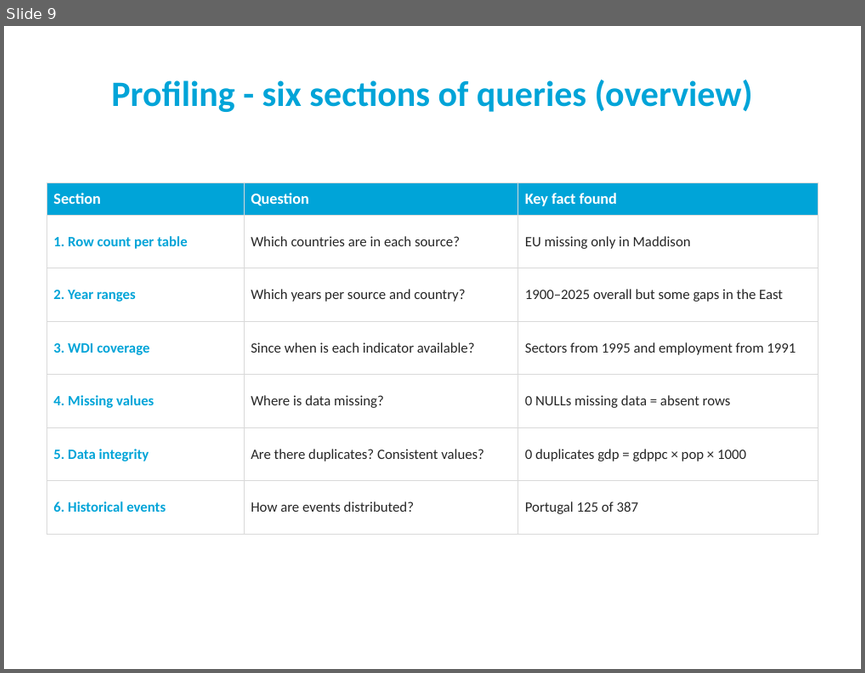
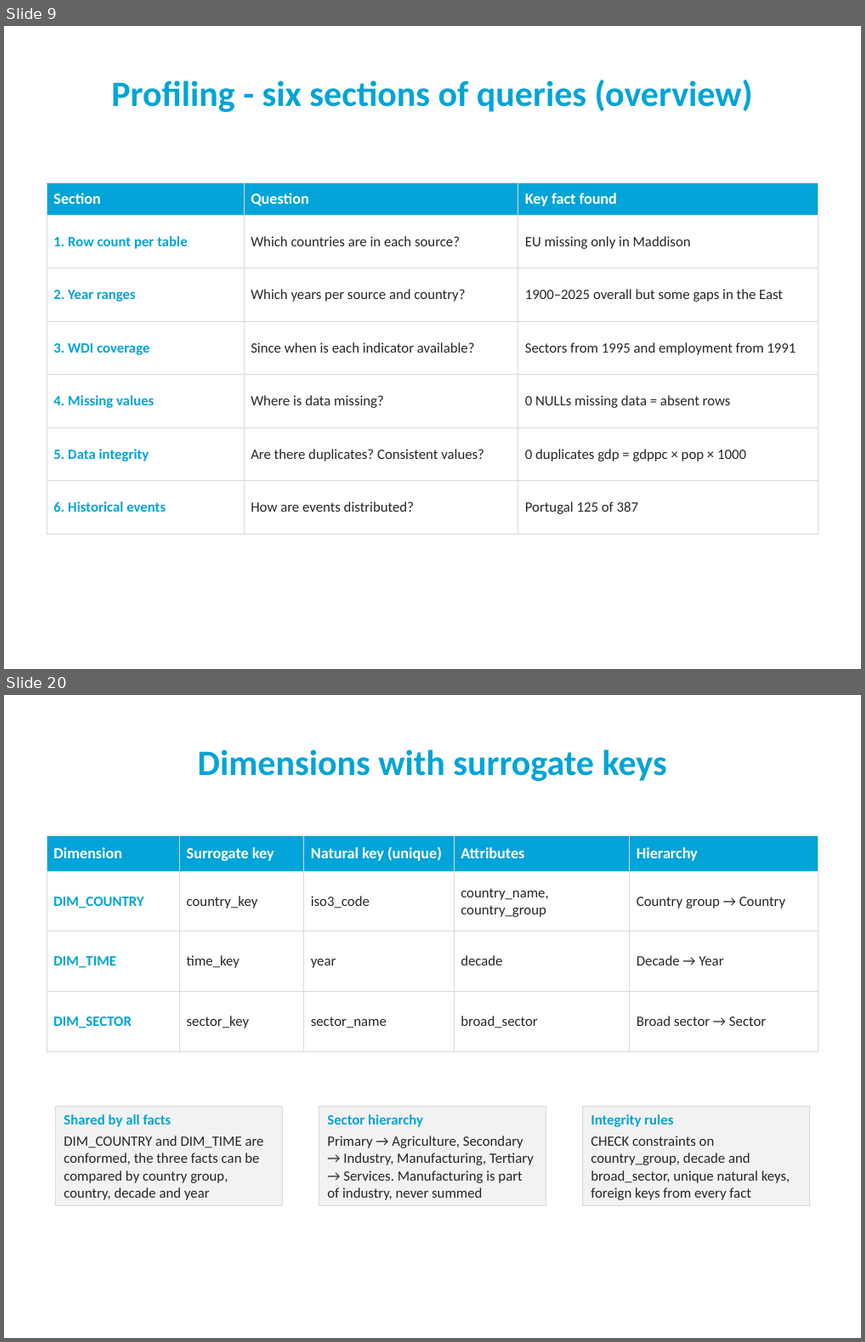
Before and after one commit to goncalo151515/AID, a slide deck: slides_20.pptx. Shown one above the other, each under a label of ours: slide 9 before the commit, slides 9 and 20 after it; the slides between them are not shown. The pictures are 865x673 and 865x1342 pixels, drawn with LibreOffice and Linux fonts; fonts in the diff are those of the drawing; background and template pictures are left out. Boxes give left, top, right and bottom in pixels: in the first picture for what was removed or moved away, otherwise in the second. Text is boxed around its words. In the diff, an @@ line names an element or a change of style, - is before the commit and + after.

```diff
--- a/slides_20.pptx
+++ b/slides_20.pptx
@@ slide 20 added at bbox=[4, 695, 861, 1338], background #FFFFFF @@
@@ title added at bbox=[198, 749, 667, 781], 30 pt, text #00A4D8, bold @@
+Dimensions with surrogate keys
@@ table added at bbox=[46, 835, 818, 1050], 4 rows, 5 columns @@
+Dimension | Surrogate key | Natural key (unique) | Attributes | Hierarchy
+DIM_COUNTRY | country_key | iso3_code | country_name, country_group | Country group → Country
+DIM_TIME | time_key | year | decade | Decade → Year
+DIM_SECTOR | sector_key | sector_name | broad_sector | Broad sector → Sector
@@ rectangle added at bbox=[55, 1106, 283, 1206], fill #F2F2F2, outline #D9D9D9 0.75 pt @@
@@ text added at bbox=[64, 1114, 264, 1200], 12 pt, text #262626 @@
+Shared by all facts
+DIM_COUNTRY and DIM_TIME are conformed, the three facts can be compared by country group, country, decade and year
@@ rectangle added at bbox=[318, 1106, 545, 1206], fill #F2F2F2, outline #D9D9D9 0.75 pt @@
@@ text added at bbox=[327, 1114, 534, 1200], 12 pt, text #262626 @@
+Sector hierarchy
+Primary → Agriculture, Secondary → Industry, Manufacturing, Tertiary → Services. Manufacturing is part of industry, never summed
@@ rectangle added at bbox=[582, 1106, 810, 1206], fill #F2F2F2, outline #D9D9D9 0.75 pt @@
@@ text added at bbox=[590, 1114, 790, 1200], 12 pt, text #262626 @@
+Integrity rules
+CHECK constraints on country_group, decade and broad_sector, unique natural keys, foreign keys from every fact
```
Also in this commit, not shown: 6 slides changed, 9 other slides added, 11 other files.
